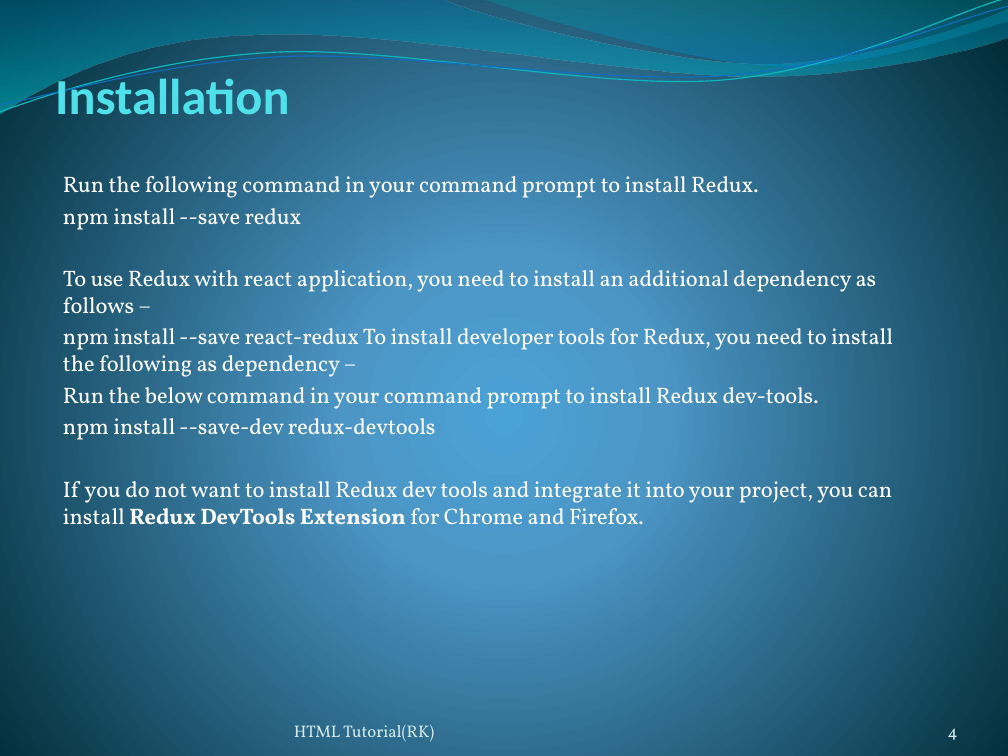
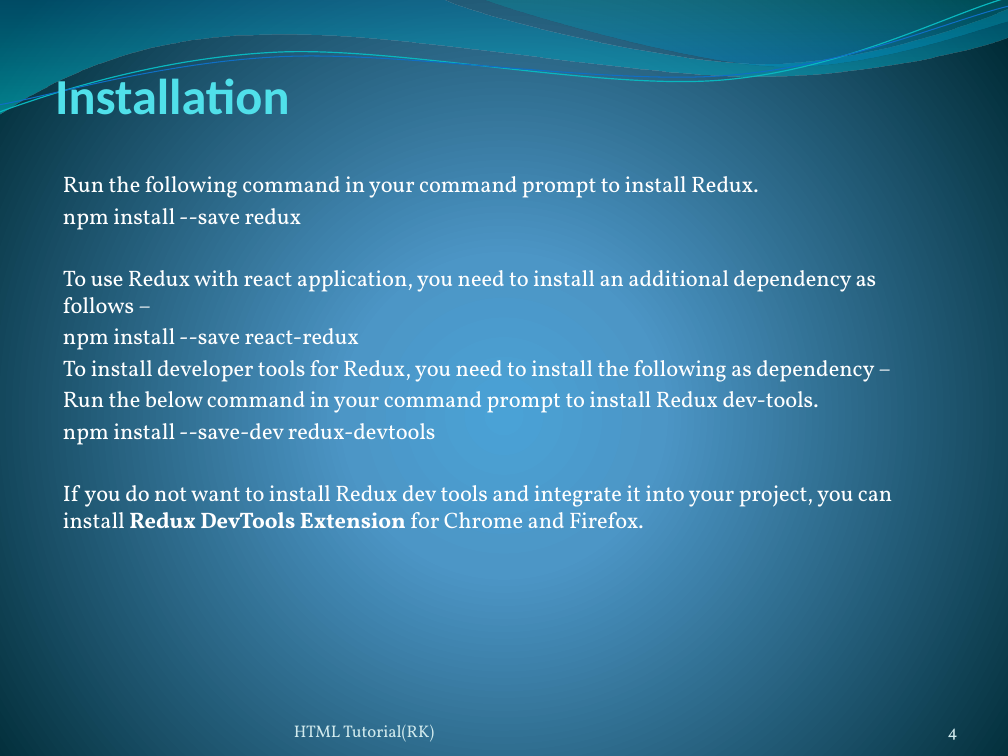
Before and after one commit to rakeshpriyad/tutorial-react-html-css-js-java, a slide deck: slide 4 of React/Redux/Redux.pptx. Drawn at 1008x756 pixels with LibreOffice and Linux fonts; fonts in the diff are those of the drawing. Boxes give left, top, right and bottom in pixels: in the first picture for what was removed or moved away, otherwise in the second. Text is boxed around its words. In the diff, an @@ line names an element or a change of style, - is before the commit and + after.

Commit message:
React redux saga

```diff
--- a/React/Redux/Redux.pptx
+++ b/React/Redux/Redux.pptx
@@ subtitle at (63,328,874,382): text changed @@
-npm install --save react-redux To install developer tools for Redux, you need to install the following as dependency −
+npm install --save react-redux
+To install developer tools for Redux, you need to install the following as dependency −
```
Also in this commit, not shown: 40 other files.
